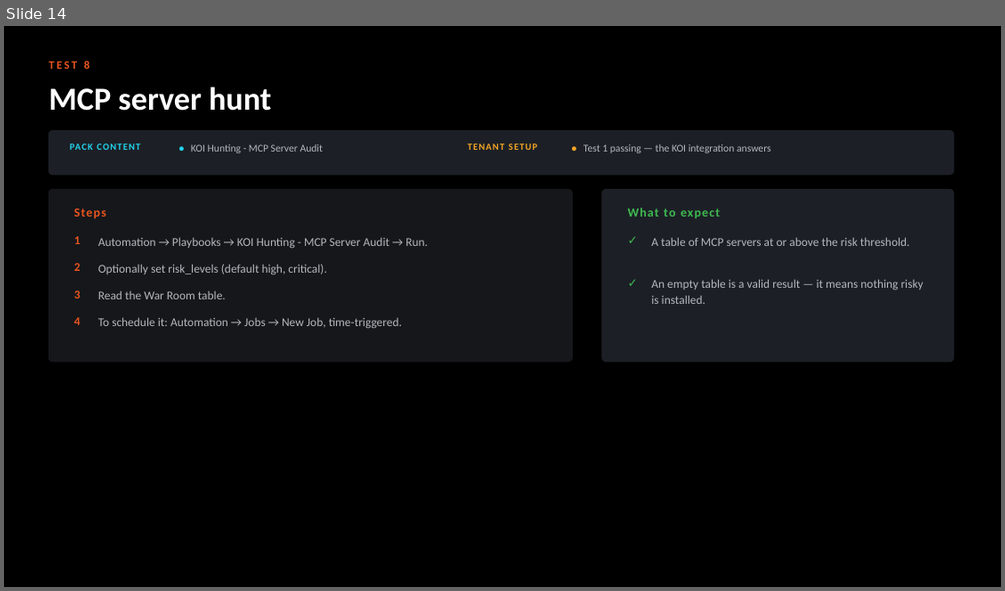
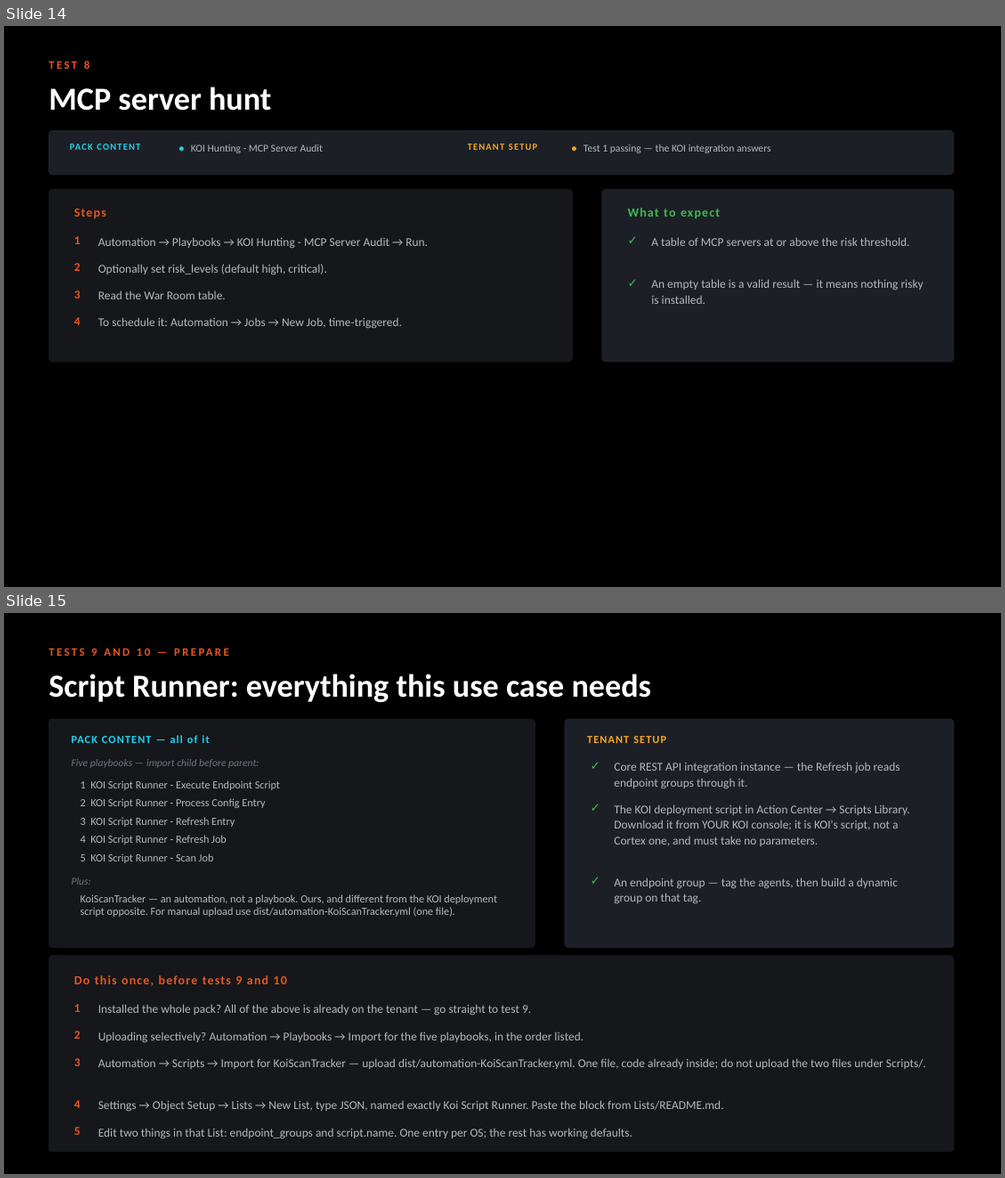
Before and after one commit to ayman-m/koi-xsiam-pack, a slide deck: docs/KOI_Content_Pack_Test_Guide.pptx. Shown one above the other, each under a label of ours: slide 14 before the commit, slides 14 and 15 after it. The pictures are 1005x591 and 1005x1178 pixels, drawn with LibreOffice and Linux fonts; fonts in the diff are those of the drawing. Boxes give left, top, right and bottom in pixels: in the first picture for what was removed or moved away, otherwise in the second. Text is boxed around its words. In the diff, an @@ line names an element or a change of style, - is before the commit and + after.

```diff
--- a/docs/KOI_Content_Pack_Test_Guide.pptx
+++ b/docs/KOI_Content_Pack_Test_Guide.pptx
@@ slide 15 added at [4,613,1001,1174], background #000000 @@
@@ text added at [91,648,97,656], 11 pt, text #E8551F, bold @@
+TESTS 9 AND 10 — PREPARE
@@ text added at [48,674,652,702], 31 pt, text #FFFFFF, bold @@
+Script Runner: everything this use case needs
@@ rounded rectangle added at [48,719,535,948], fill #15171B, outline #15171B 1 pt @@
@@ rounded rectangle added at [565,719,954,948], fill #1C2026, outline #1C2026 1 pt @@
@@ text added at [72,735,209,743], 10.5 pt, text #22D3EE, bold @@
+PACK CONTENT — all of it
@@ text added at [587,736,666,743], 10.5 pt, text #F5A524, bold @@
+TENANT SETUP
@@ text added at [72,759,259,768], 10 pt, text #6E747E, italic @@
+Five playbooks — import child before parent:
@@ text added at [591,758,608,779], 11.5 pt, text #3FB950, bold @@
+✓
@@ text added at [614,762,900,789], 11.5 pt, text #B4B7BD @@
+Core REST API integration instance — the Refresh job reads endpoint groups through it.
@@ text added at [81,780,280,790], 10.5 pt, text #B4B7BD @@
+1 KOI Script Runner - Execute Endpoint Script
@@ text added at [81,798,265,808], 10.5 pt, text #B4B7BD @@
+2 KOI Script Runner - Process Config Entry
@@ text added at [81,817,235,827], 10.5 pt, text #B4B7BD @@
+3 KOI Script Runner - Refresh Entry
@@ text added at [591,800,608,821], 11.5 pt, text #3FB950, bold @@
+✓
@@ text added at [614,804,910,846], 11.5 pt, text #B4B7BD @@
+The KOI deployment script in Action Center → Scripts Library. Download it from YOUR KOI console; it is KOI's script, not a Cortex one, and must take no parameters.
@@ text added at [81,835,226,844], 10.5 pt, text #B4B7BD @@
+4 KOI Script Runner - Refresh Job
@@ text added at [72,877,91,884], 10 pt, text #6E747E, italic @@
+Plus:
@@ text added at [81,853,214,863], 10.5 pt, text #B4B7BD @@
+5 KOI Script Runner - Scan Job
@@ text added at [591,873,608,894], 11.5 pt, text #3FB950, bold @@
+✓
@@ text added at [614,877,898,904], 11.5 pt, text #B4B7BD @@
+An endpoint group — tag the agents, then build a dynamic group on that tag.
@@ text added at [81,894,497,916], 10.5 pt, text #B4B7BD @@
+KoiScanTracker — an automation, not a playbook. Ours, and different from the KOI deployment script opposite. For manual upload use dist/automation-KoiScanTracker.yml (one file).
@@ rounded rectangle added at [48,956,954,1151], fill #15171B, outline #15171B 1 pt @@
@@ text added at [74,975,287,986], 12 pt, text #E8551F, bold @@
+Do this once, before tests 9 and 10
@@ text added at [74,1004,81,1012], 11.5 pt, text #E8551F, bold @@
+1
@@ text added at [98,1004,531,1015], 11.5 pt, text #B4B7BD @@
+Installed the whole pack? All of the above is already on the tenant — go straight to test 9.
@@ text added at [74,1030,81,1038], 11.5 pt, text #E8551F, bold @@
+2
@@ text added at [98,1031,583,1043], 11.5 pt, text #B4B7BD @@
+Uploading selectively? Automation → Playbooks → Import for the five playbooks, in the order listed.
@@ text added at [74,1058,81,1066], 11.5 pt, text #E8551F, bold @@
+3
@@ text added at [98,1058,926,1069], 11.5 pt, text #B4B7BD @@
+Automation → Scripts → Import for KoiScanTracker — upload dist/automation-KoiScanTracker.yml. One file, code already inside; do not upload the two files under Scripts/.
@@ text added at [74,1100,81,1108], 11.5 pt, text #E8551F, bold @@
+4
@@ text added at [98,1100,724,1111], 11.5 pt, text #B4B7BD @@
+Settings → Object Setup → Lists → New List, type JSON, named exactly Koi Script Runner. Paste the block from Lists/README.md.
@@ text added at [74,1127,81,1135], 11.5 pt, text #E8551F, bold @@
+5
@@ text added at [98,1127,632,1139], 11.5 pt, text #B4B7BD @@
+Edit two things in that List: endpoint_groups and script.name. One entry per OS; the rest has working defaults.
```
Also in this commit, not shown: 2 slides changed, 5 other files.
